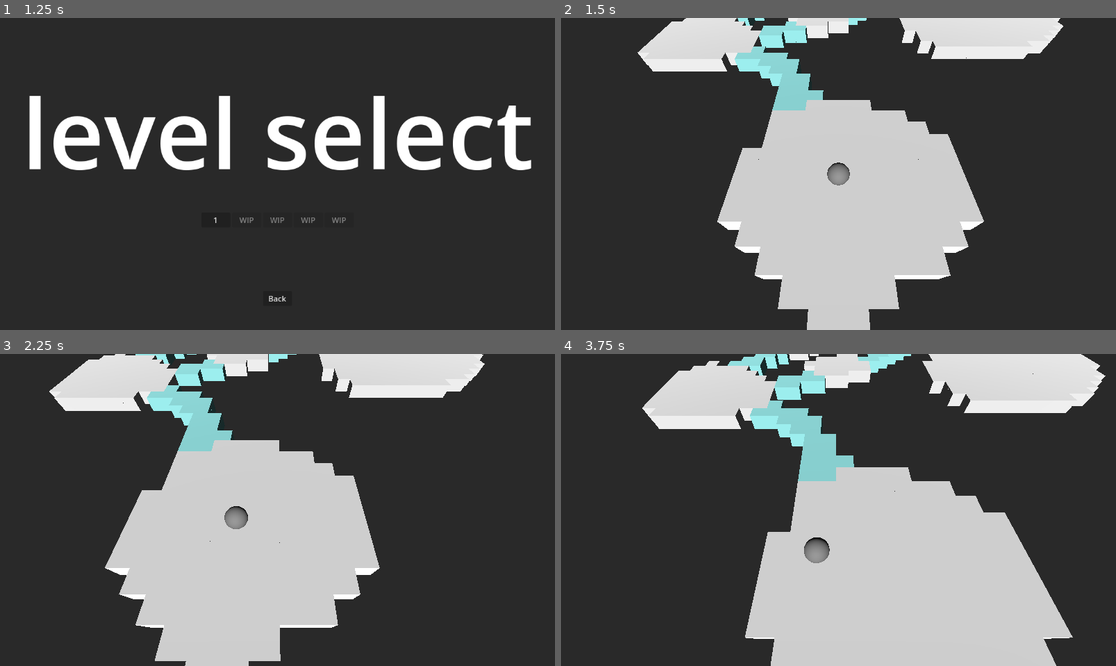
Above: before the commit, frames 1-4 (two rows, left to right).
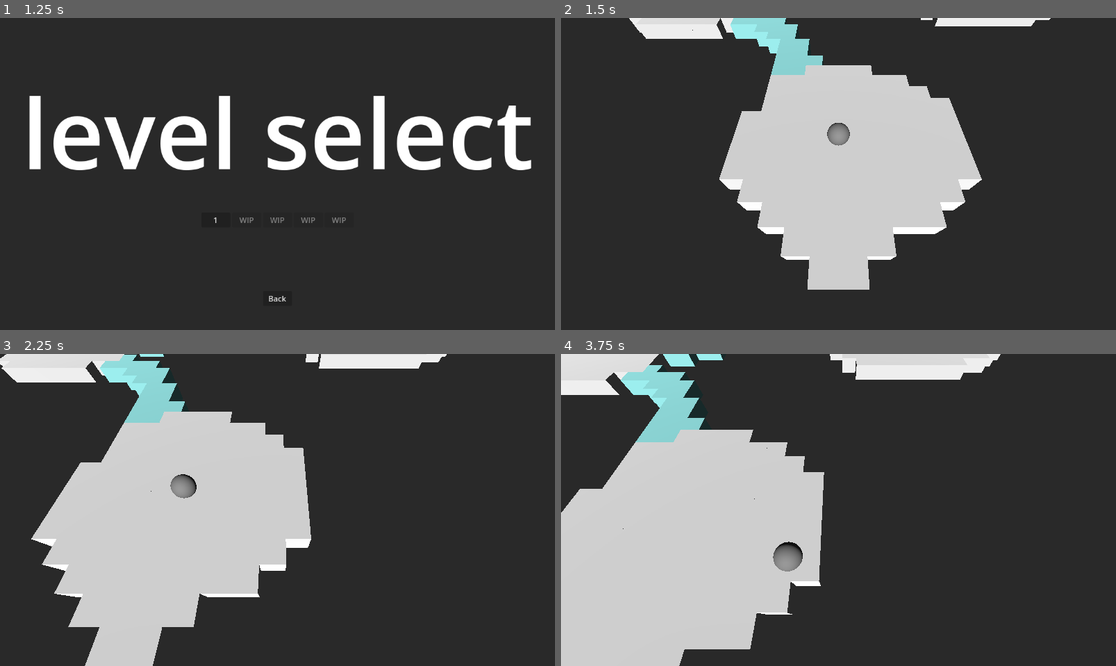
Above: after the commit, the same moments.

Repository: q-0q/o
Game: Godot game, scene res://Scene/Menu/main_menu.tscn
Two runs of this game, one before a commit and one after it. Both use one fixed random seed, a clock stepped at 60 frames per second and the inputs below.
Inputs (mouse positions are in pixels of both pictures, inside the frame that each line leads up to):
- Up to frame 1 (1.25 s): click "Start" at 0.5 s
- Up to frame 2 (1.5 s): click "1" at 1.25 s
- Up to frame 3 (2.25 s): tap Enter at 2 s; move the mouse to (399, 494) at 2.02 s; hold D (move_right) from 2.03 s (still down)
- Up to frame 4 (3.75 s): move the mouse to (727, 525) at 2.77 s; release D (move_right) at 2.78 s; hold S (move_backward) 2.78-3.53 s; move the mouse to (894, 441) at 3.52 s; hold D (move_right) from 3.53 s (still down)

Frame 1 is identical in both runs. In frame 2, 20% of the frame differs, in the area x 12-91%, y 0-100%; in frame 3, 32%; in frame 4, 66%, in the area x 0-99%, y 0-100%.

Commit message:
feat: look speed

Diff:
--- /dev/null
+++ b/Resource/Curve/player_look_angle_speed_curve.tres
@@ -0,0 +1,5 @@
+[gd_resource type="Curve" format=3 uid="uid://ld0limmh2dyw"]
+
+[resource]
+_data = [Vector2(0.3, 2.25), 0.0, 1.73658, 0, 0, Vector2(1, 1), -0.164919, 0.0, 0, 0]
+point_count = 2
--- a/Scene/Component/Player/player.gd
+++ b/Scene/Component/Player/player.gd
@@ -1,13 +1,18 @@
 extends MeshInstance3D
 
-@export var max_speed = 1
-@export var acceleration_rate = 0.1
-@export var stop_rate = 10
+@export var max_speed = 0.05
+@export var acceleration_time = 0.2
+@export var stop_time = 0.1
 @export var input_dir_deadzone_size = 0.05
+@export var look_speed_multiplier = 2.25
+@export var look_range_radians = 0.75
 
+var look_angle_speed_curve : Curve
 var speed = 0.0
-var time_spent_accelerating = 0.0
-var time_spent_stopping = 0.0
+var look_speed = 0.0
+
+func _ready():
+	look_angle_speed_curve = load("res://Resource/Curve/player_look_angle_speed_curve.tres")
 
 func _process(delta):
 	move(delta)
@@ -20,14 +25,22 @@
 	if (Input.is_action_pressed("move_backward")): input2 += Vector2.DOWN
 
 	if input2.length() > input_dir_deadzone_size:
-		speed += acceleration_rate * delta
+		speed += delta * max_speed / acceleration_time
 	else:
-		speed -= stop_rate * delta
+		speed -= delta * max_speed / stop_time
 
 	speed = clamp(speed, 0, max_speed)
-	print(speed)
+	var look = $CameraHolder.position.normalized()
+	var input3 = (Vector3(input2.x, 0, input2.y)).normalized()
+	var angle = look.angle_to(input3)
+	var w = angle / look_range_radians
+	if angle < look_range_radians:
+		var look_mod = look_angle_speed_curve.sample(w)
+		print(look_mod)
+		position += look * speed * look_mod
 
-	position += $CameraHolder.position.normalized() * speed
+	else:
+		position += input3 * speed
 
 
 func _on_game_cursor_computed_camera_position(position):
--- a/Scene/Level/level_1.tscn
+++ b/Scene/Level/level_1.tscn
@@ -28,11 +28,11 @@
 script = ExtResource("2_xdehu")
 
 [node name="CameraHolder" type="Node3D" parent="Player"]
-transform = Transform3D(0.59, 0, 0, 0, 0.32907, 0.489707, 0, -0.489707, 0.32907, 0, 0, 0)
+transform = Transform3D(0.59, 0, 0, 0, 0.295, 0.510955, 0, -0.510955, 0.295, 0, 0, 0)
 script = ExtResource("3_puuwu")
 
 [node name="Camera3D" type="Camera3D" parent="Player/CameraHolder"]
-transform = Transform3D(1, 0, 0, 0, 1, 0, 0, 0, 1, 0, 0, 15.322)
+transform = Transform3D(1, 0, 0, 0, 1, 0, 0, 0, 1, 0, -3, 15.322)
 
 [node name="GameCursor" type="Node" parent="Player"]
 script = ExtResource("3_ico47")
--- a/Script/Player/game_cursor.gd
+++ b/Script/Player/game_cursor.gd
@@ -16,9 +16,9 @@
 	if event is not InputEventMouseMotion: return
 	var viewport_size = get_viewport().get_visible_rect().size
 	var cursor_screen_normal = get_normalized_point(viewport_size, event.position)
-	var distance = min(1, cursor_screen_normal.length())
+	var distance = min(0.8, cursor_screen_normal.length())
 	var sample = pan_curve.sample(distance)
-	var camera_position_2 = cursor_screen_normal * sample * pan_distance
+	var camera_position_2 = cursor_screen_normal.normalized() * sample * pan_distance
 	var camera_position_3 = Vector3(camera_position_2.x, 0, camera_position_2.y)
 	computed_camera_position.emit(camera_position_3)
 
